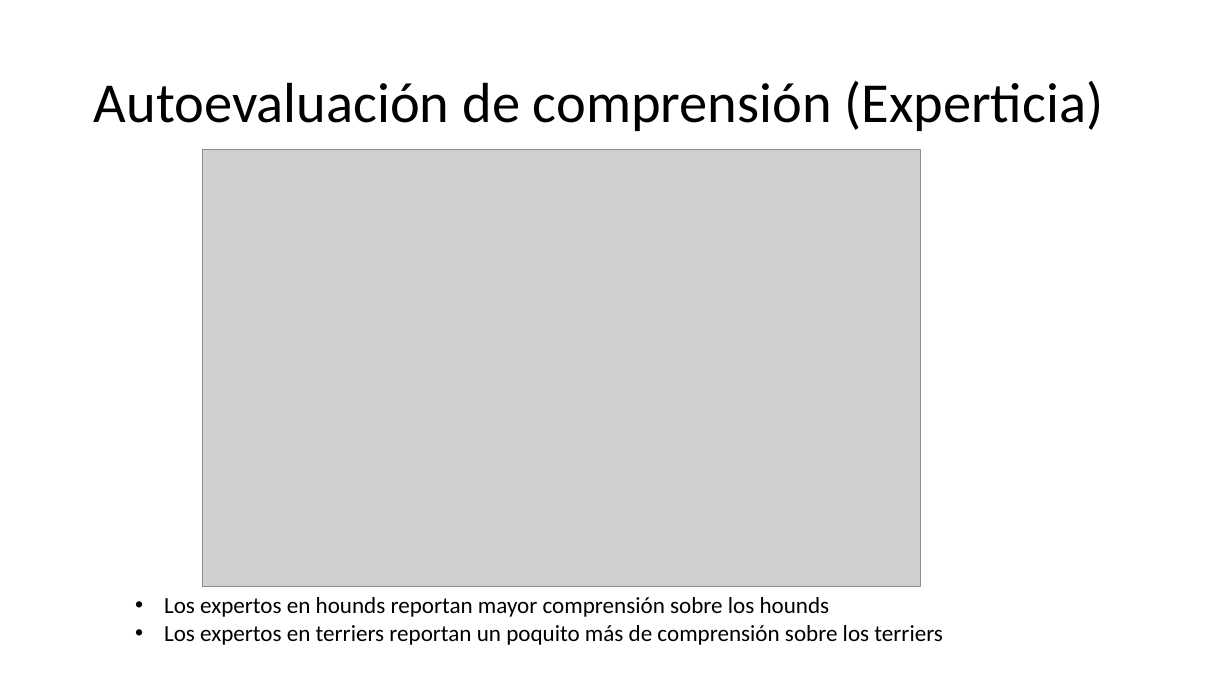
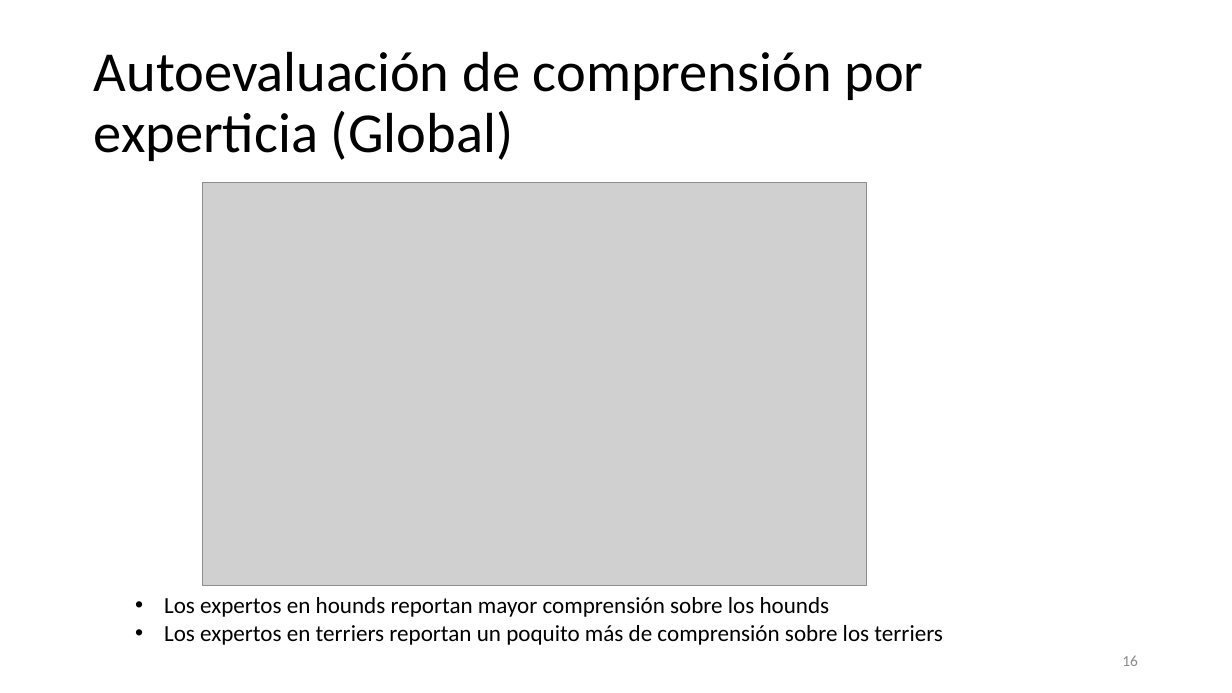
Before and after one commit to Slendercoder/DatosDLL, a slide deck: slide 16 of 12-16-18-23-27-sept-2019/Analysis/Colaboración, uso del lenguaje y comprensión.pptx (slide 12 before the commit). Drawn at 1232x693 pixels with LibreOffice and Linux fonts; fonts in the diff are those of the drawing; grey boxes stand for pictures. Boxes give left, top, right and bottom in pixels: in the first picture for what was removed or moved away, otherwise in the second. Text is boxed around its words. In the diff, an @@ line names an element or a change of style, - is before the commit and + after.

```diff
--- a/12-16-18-23-27-sept-2019/Analysis/Colaboración, uso del lenguaje y comprensión.pptx
+++ b/12-16-18-23-27-sept-2019/Analysis/Colaboración, uso del lenguaje y comprensión.pptx
@@ title at [94, 51, 924, 161]: text changed @@
-Autoevaluación de comprensión (Experticia)
+Autoevaluación de comprensión por experticia (Global)
@@ picture: place and size @@
-picture at [203, 150, 921, 586]
+picture at [203, 183, 867, 587]
@@ page number added at [1122, 655, 1138, 666], 12 pt, text #8C8C8C @@
+16
```
Also in this commit, not shown: 18 other slides changed, 15 slides added, 1 slide removed, 12 other files.
